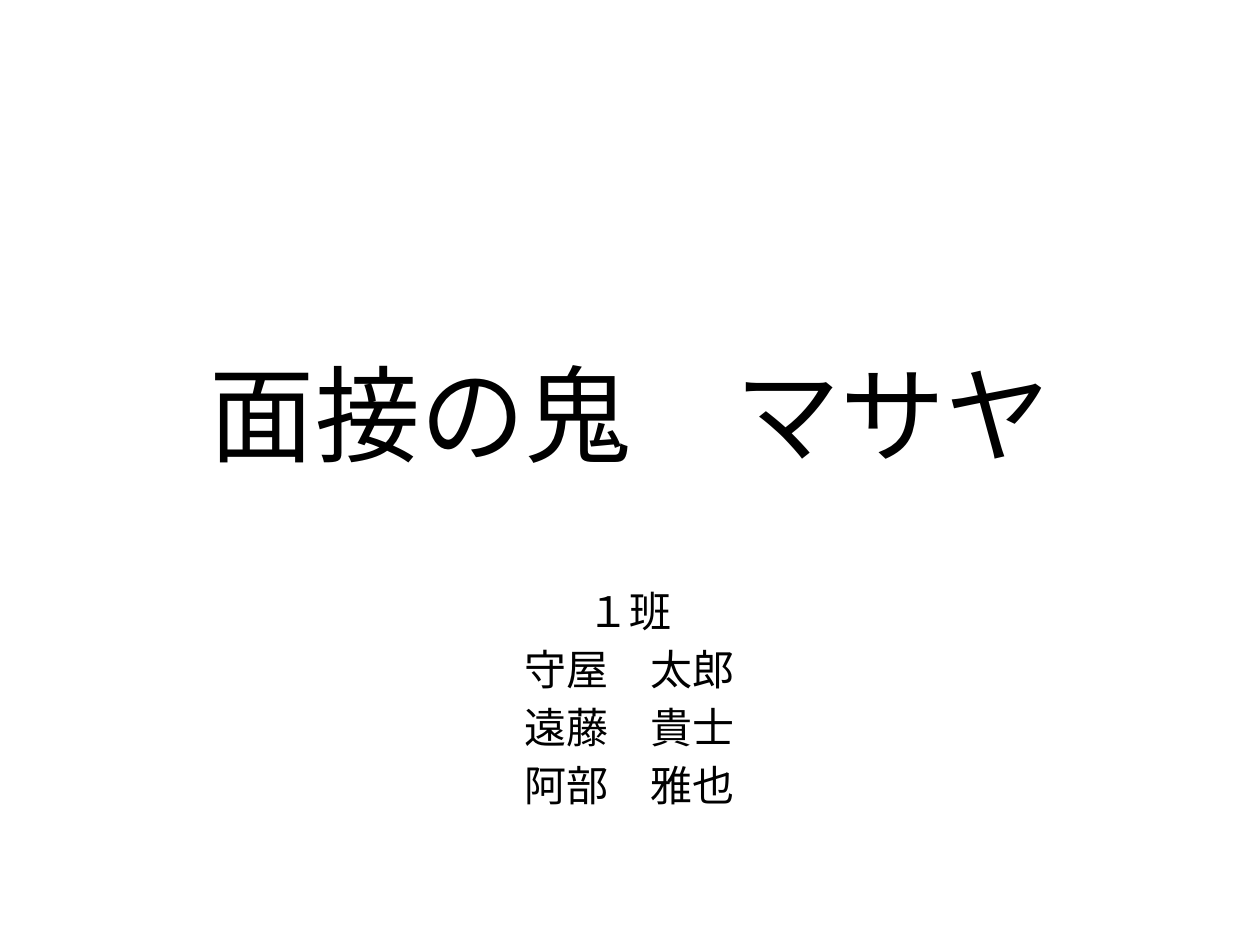
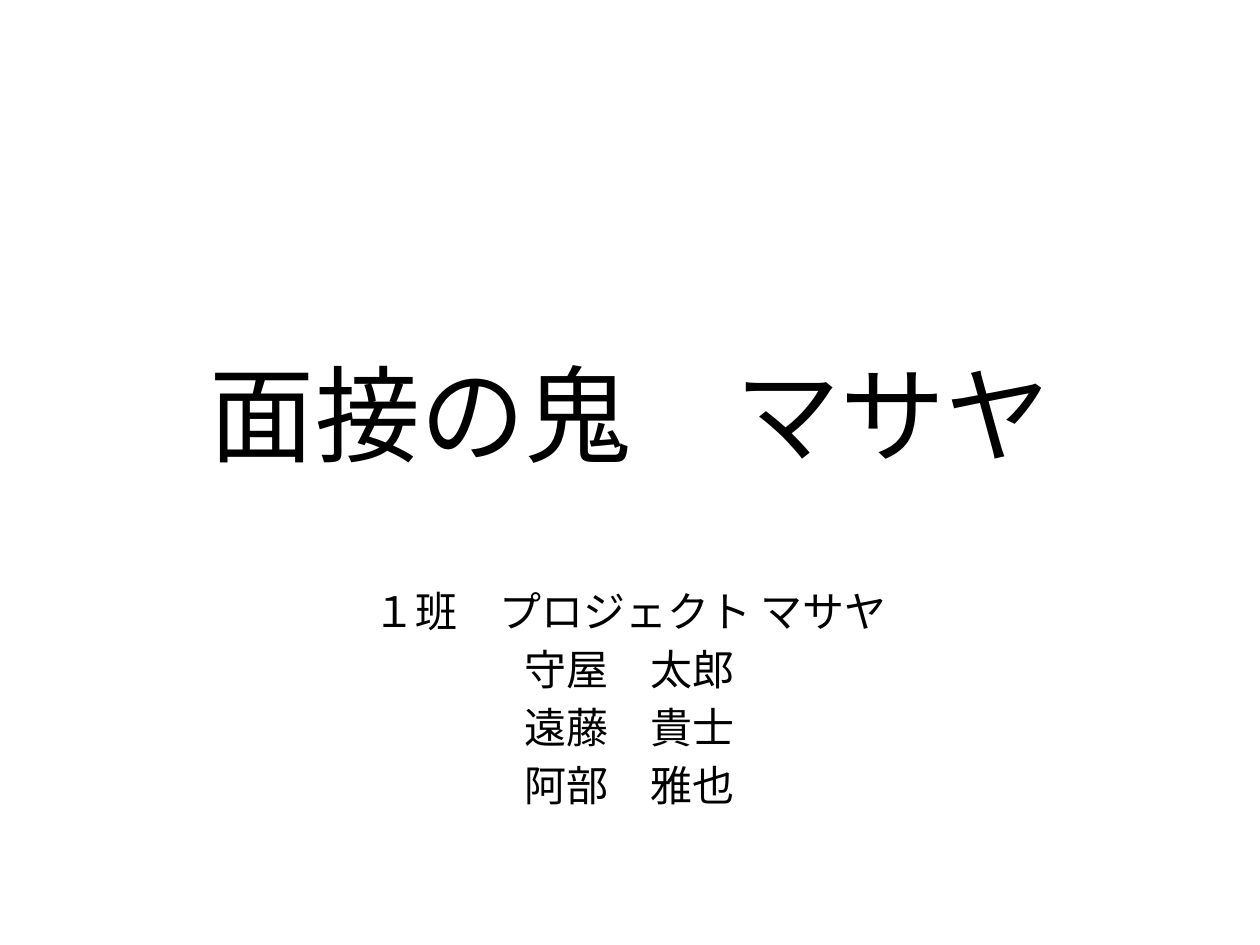
Before and after one commit to shitensyo/NovelGroup1Repository, a slide deck: slide 1 of 発表用.pptx. Drawn at 1260x945 pixels with LibreOffice and Linux fonts; fonts in the diff are those of the drawing. Boxes give left, top, right and bottom in pixels: in the first picture for what was removed or moved away, otherwise in the second. Text is boxed around its words. In the diff, an @@ line names an element or a change of style, - is before the commit and + after.

```diff
--- a/発表用.pptx
+++ b/発表用.pptx
@@ subtitle at (x1=373, y1=591, x2=887, y2=630): text changed @@
-１班
+１班 プロジェクト マサヤ
```
Also in this commit, not shown: 1 other slide changed, 1 slide added.
